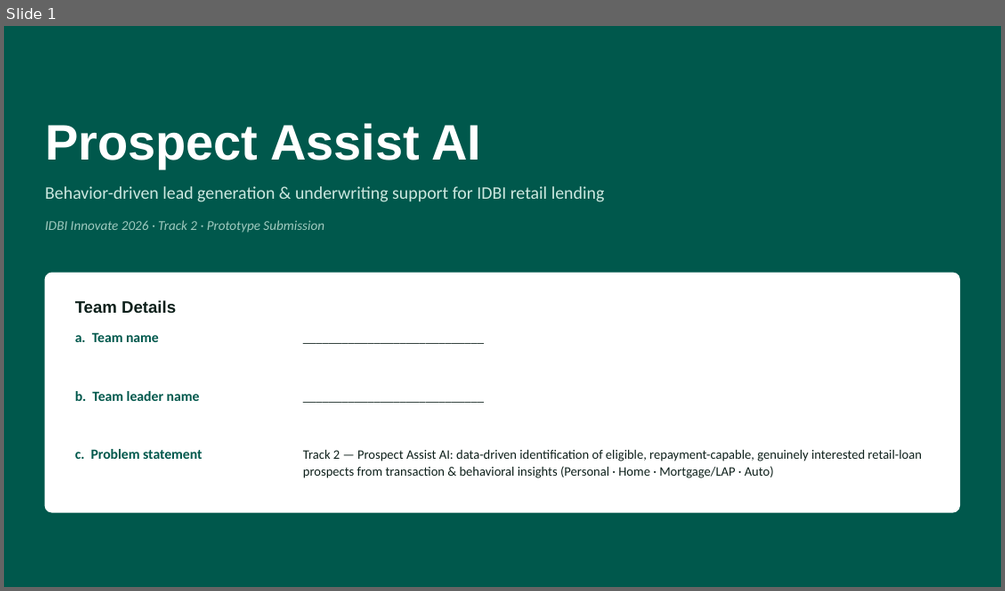
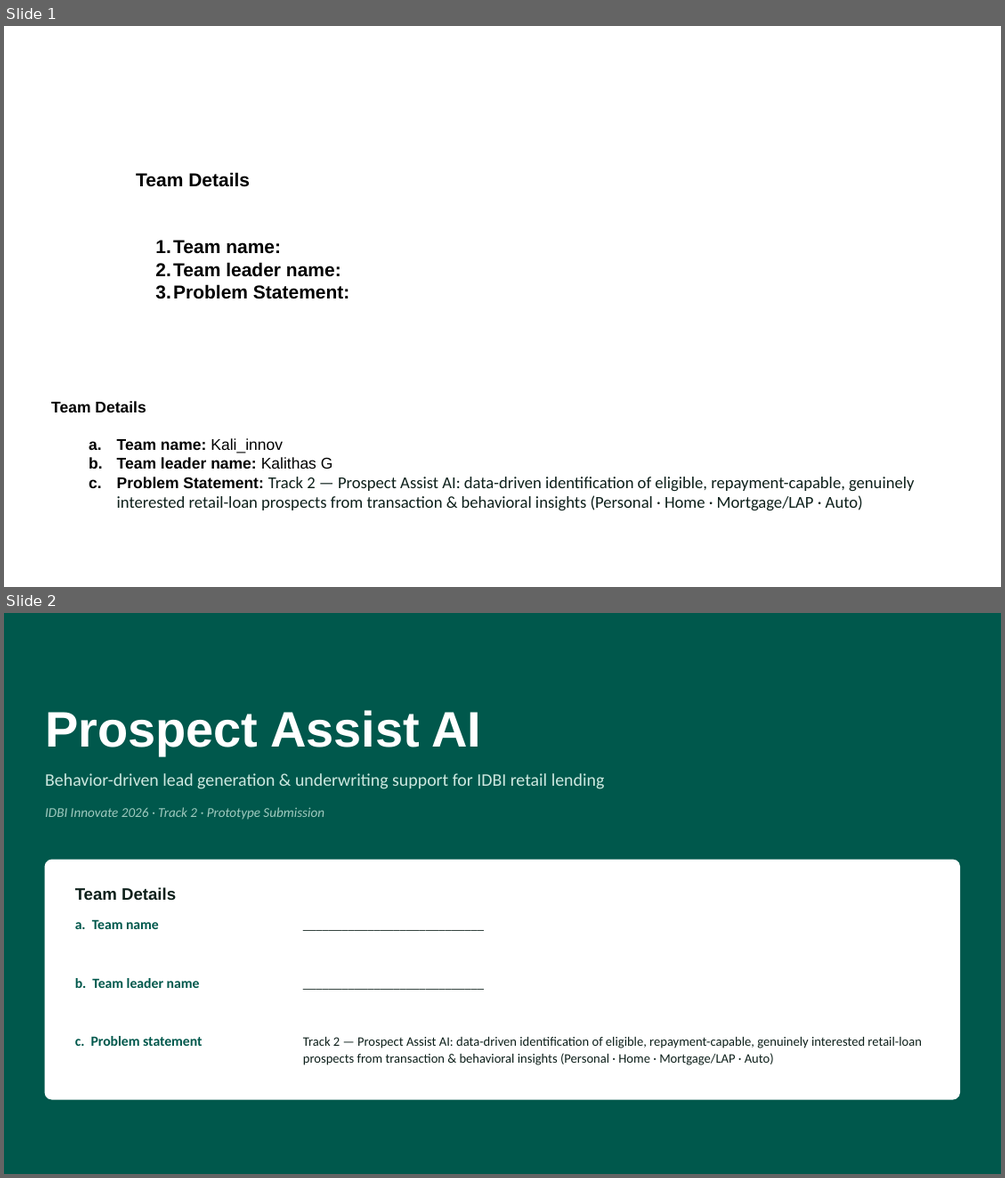
Before and after one commit to KalithasG/prospect-assist-ai, a slide deck: Prospect_Assist_AI_Submission_Deck.pptx. Shown one above the other, each under a label of ours: slide 1 before the commit, slides 1 and 2 after it. The pictures are 1005x591 and 1005x1178 pixels, drawn with LibreOffice and Linux fonts; fonts in the diff are those of the drawing; background and template pictures are left out. Boxes give left, top, right and bottom in pixels: in the first picture for what was removed or moved away, otherwise in the second. Text is boxed around its words. In the diff, an @@ line names an element or a change of style, - is before the commit and + after.

Commit message:
Add team details to submission deck
New cover slide with team name (Kali_innov), team leader (Kalithas G),
and the Track 2 problem statement.

```diff
--- a/Prospect_Assist_AI_Submission_Deck.pptx
+++ b/Prospect_Assist_AI_Submission_Deck.pptx
@@ slide 1 added at <box>4,26,1001,587</box>, background picture (left out) @@
@@ text added at <box>136,172,349,299</box>, 18 pt, text #000000, bold @@
+Team Details
+1. Team name:
+2. Team leader name:
+3. Problem Statement:
@@ text added at <box>51,401,914,511</box>, 16 pt, text #0E201B @@
+Team Details
+a. Team name: Kali_innov
+b. Team leader name: Kalithas G
+c. Problem Statement: Track 2 — Prospect Assist AI: data-driven identification of eligible, repayment-capable, genuinely interested retail-loan prospects from transaction & behavioral insights (Personal · Home · Mortgage/LAP · Auto)
@@ what was slide 1 is now slide 2 @@
```
Also in this commit, not shown: 1 slide changed.
